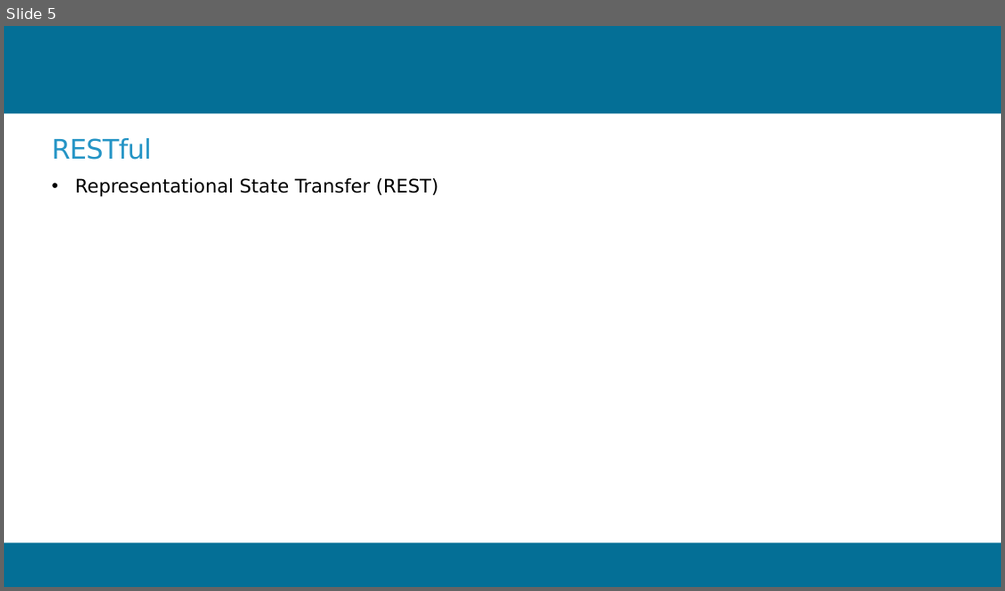
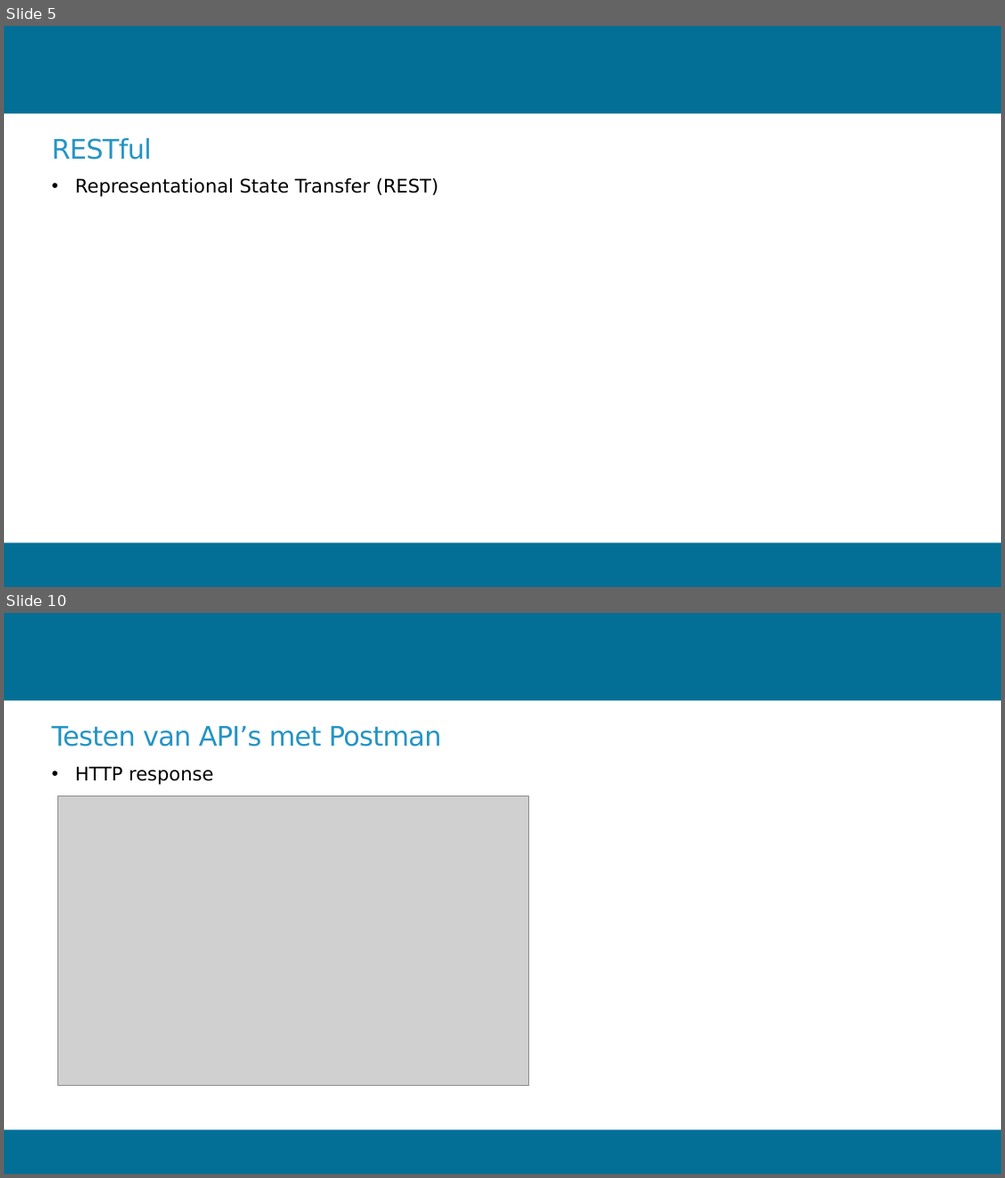
Before and after one commit to feddevanderlist/workshop, a slide deck: extraResources/Workshops-week3.pptx. Shown one above the other, each under a label of ours: slide 5 before the commit, slides 5 and 10 after it; the slides between them are not shown. The pictures are 1005x591 and 1005x1178 pixels, drawn with LibreOffice and Linux fonts; fonts in the diff are those of the drawing; grey boxes stand for pictures; background and template pictures are left out. Boxes give left, top, right and bottom in pixels: in the first picture for what was removed or moved away, otherwise in the second. Text is boxed around its words. In the diff, an @@ line names an element or a change of style, - is before the commit and + after.

```diff
--- a/extraResources/Workshops-week3.pptx
+++ b/extraResources/Workshops-week3.pptx
@@ slide 10 added at (4, 613, 1001, 1174), background #FFFFFF; not listed: 2 template elements that a slide beside it also shows @@
@@ title added at (52, 726, 442, 747), 26 pt, text #2494C5 @@
+Testen van API’s met Postman
@@ text added at (75, 766, 213, 785), 18 pt, text #000000 @@
+• HTTP response
@@ picture added at (57, 796, 529, 1086) @@
```
Also in this commit, not shown: 2 slides changed, 4 other slides added, 4 other files.
